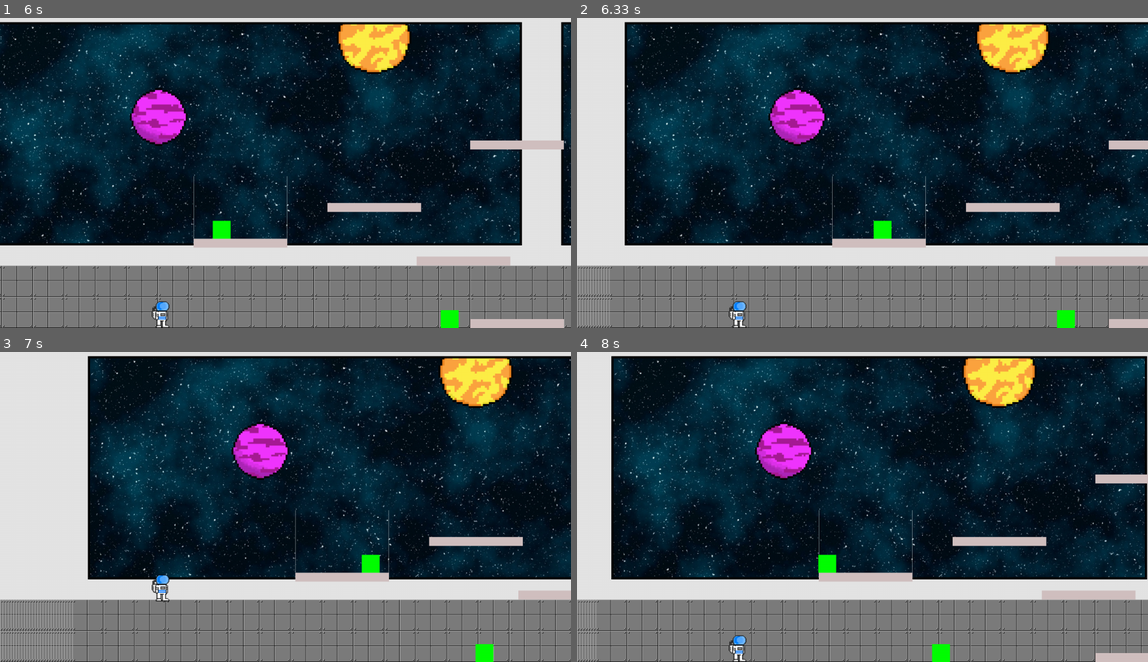
Above: before the commit, frames 1-4 (two rows, left to right).
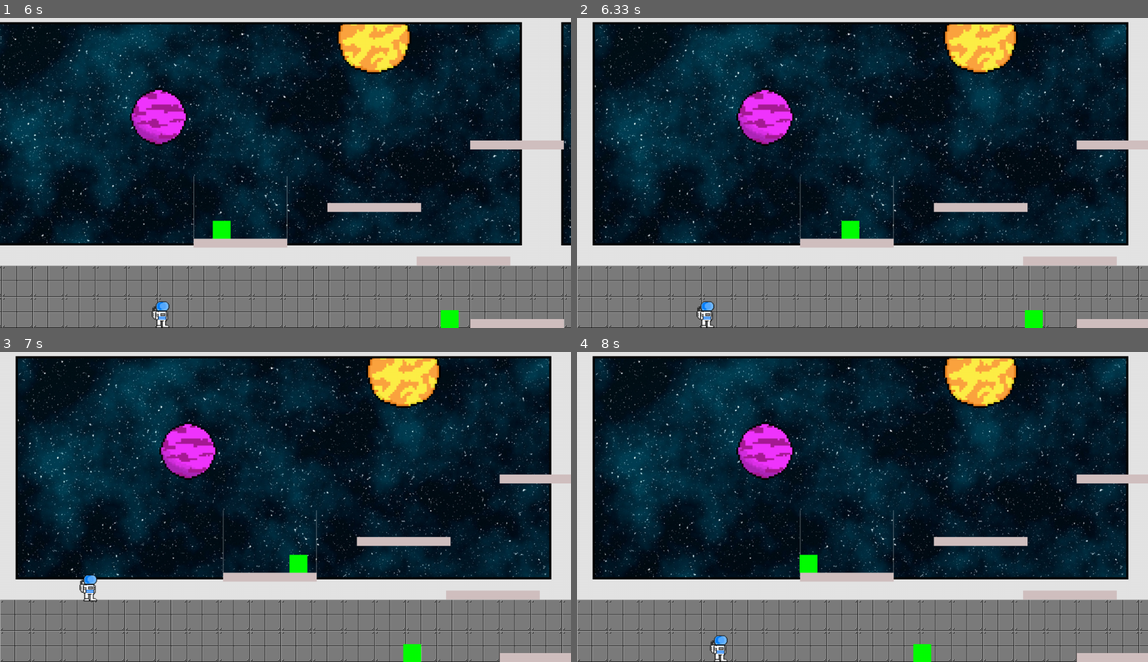
Above: after the commit, the same moments.

Repository: FlyingEwok/pygameRST
Game: pygame game, started from game.py
Same seed, same stepped clock (60 frames per second), same inputs: the game is played once before the commit and once after it.
Inputs:
- Up to frame 1 (6 s): hold Right 0.33-0.8 s; hold Up 0.83-1.13 s; hold Right 1.17-1.63 s; hold Left 1.67-2.2 s; hold Left 2.23-2.63 s; hold Up 2.67-3.03 s; hold Right 3.07-3.7 s; hold Left 3.73-4.2 s; hold Right 4.23-4.7 s; hold Up 4.73-5.03 s; hold Right 5.07-5.53 s; hold Left from 5.57 s (still down)
- Up to frame 2 (6.33 s): release Left at 6.1 s; hold Left from 6.13 s (still down)
- Up to frame 3 (7 s): release Left at 6.53 s; hold Up 6.57-6.93 s; hold Right from 6.97 s (still down)
- Up to frame 4 (8 s): release Right at 7.6 s; hold Left from 7.63 s (still down)

Frame 1 is identical in both runs. In frame 2, 29% of the frame differs, in the area x 0-100%, y 1-100%; in frame 3, 40%; in frame 4, 22%.

Commit message:
Fixed scrolling background

Diff:
--- a/level1class.py
+++ b/level1class.py
@@ -13,11 +13,9 @@
 
         super(Level_01, self).create()
 
-        screenHeight = pygame.display.get_surface().get_size()[1]
-
         # Place player
         self.player.rect.x = 340
-        self.player.rect.y = screenHeight - self.player.rect.height
+        self.player.rect.y = self.screenHeight - self.player.rect.height
 
         # Array with width, height, x, and y of platform
         self.levelPlatform =[
--- a/levelclass.py
+++ b/levelclass.py
@@ -8,6 +8,7 @@
     """ This is a generic super-class used to define a level.
         Create a child class for each level with level-specific
         info. """
+
     def create(self):
         """ Constructor. Pass in a handle to player. Needed for when moving
         platforms collide with the player. """
@@ -16,6 +17,9 @@
         self.enemy_list = pygame.sprite.Group()
         self.player_list = pygame.sprite.Group()
         self.player_list.add(self.player)
+        self.screenHeight = pygame.display.get_surface().get_size()[1]
+        self.screenWidth = pygame.display.get_surface().get_size()[0]
+        self.background = pygame.image.load('images/SpaceBackground.png')
 
         # How far this world has been scrolled left/right
         self.world_shift = 0
@@ -52,8 +56,7 @@
 
         # Draw the background
         # screen.fill(rgbColours.BLUE)
-        background = pygame.image.load('images/SpaceBackground.png')
-        screen.blit(background, (self.world_shift, 0))
+        screen.blit(self.background, (self.world_shift, 0))
 
         # Draw all the sprite lists that we have
         self.platform_list.draw(screen)
@@ -65,18 +68,35 @@
         """ When the user moves left/right and we need to scroll
         everything: """
 
-        # Keep track of the shift amount
-        self.world_shift += shift_x
+        backgroundWidth = self.background.get_width()
 
-        # Go through all the sprite lists and shift
-        for platform in self.platform_list:
-            platform.rect.x += shift_x
+        if (self.world_shift + shift_x) > 0:
+            self.world_shift = 0
+            shift_x = 0
 
-        for marker in self.hitmarker_list:
-            marker.rect.x += shift_x
+        if self.world_shift < -1*(backgroundWidth - self.screenWidth):
+            self.world_shift = -1*(backgroundWidth - self.screenWidth)
 
-        for enemy in self.enemy_list:
-            enemy.rect.x += shift_x
+        print(f"player x: { self.player.rect.x }")
+        print(f"shift x: { shift_x }")
+        print(f"world shift x: { self.world_shift }")
+
+        if self.world_shift <= 0 and self.world_shift >= -1*(backgroundWidth - self.screenWidth):
+            # Keep track of the shift amount
+            self.world_shift += shift_x
+
+            print(f"World shift: {self.world_shift}")
+            print(f"background: { backgroundWidth - self.screenWidth }")
+
+            # Go through all the sprite lists and shift
+            for platform in self.platform_list:
+                platform.rect.x += shift_x
+
+            for marker in self.hitmarker_list:
+                marker.rect.x += shift_x
+
+            for enemy in self.enemy_list:
+                enemy.rect.x += shift_x
 
     def addPlatforms(self, levelPlatform):
         # Go through the array above and add platforms
--- a/main.py
+++ b/main.py
@@ -3,6 +3,7 @@
 import enemyclass
 import level1class
 import level2class
+import levelclass
 
 
 # Screen dimensions
@@ -70,13 +71,13 @@
         current_level.update()
 
         # If the player gets near the right side, shift the world left (-x)
-        if player.rect.right >= 380:
+        if current_level.world_shift > -1*(current_level.background.get_width() - current_level.screenWidth) and player.rect.right >= 380:
             diff = player.rect.right - 380
             player.rect.right = 380
             current_level.shift_world(-diff)
 
         # If the player gets near the left side, shift the world right (+x)
-        if player.rect.left <= 340:
+        if current_level.world_shift < 0 and player.rect.left <= 340:
             diff = 340 - player.rect.left
             player.rect.left = 340
             current_level.shift_world(diff)
@@ -84,16 +85,12 @@
         # If the player gets to the end of the level, go to the next level
         current_position = player.rect.x + current_level.world_shift
         if current_position < current_level.level_limit:
-            player.rect.x = 120
+            #player.rect.x = 120
             if current_level_no < len(level_list)-1:
                 current_level_no += 1
                 current_level = level_list[current_level_no]
                 player.level = current_level
 
-        # If player goes to the left end of the level, stop movement
-        if current_position > current_level.level_start:
-            player.change_x = 0
-            player.rect.x = 341
 
         # ALL CODE TO DRAW SHOULD GO BELOW THIS COMMENT
         current_level.draw(screen)
